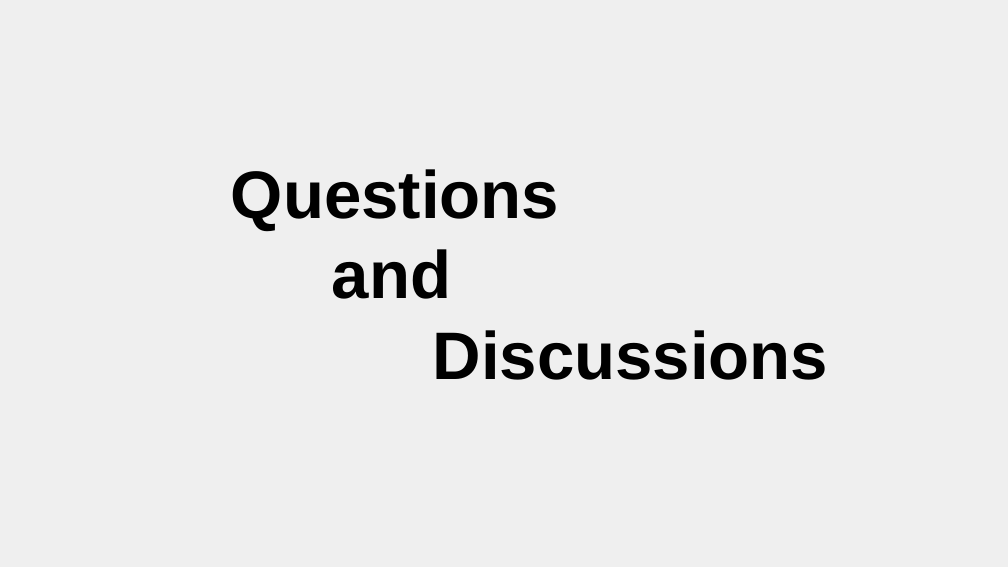
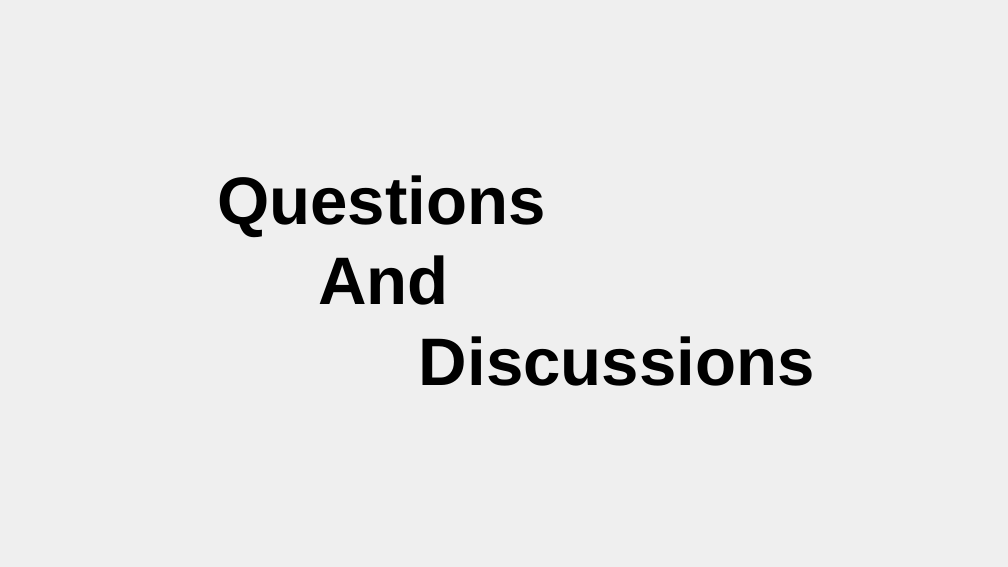
Before and after one commit to amgunden/cs414-f17-301-chessire-coders, a slide deck: slide 11 of documentation/Presentation.pptx. Drawn at 1008x567 pixels with LibreOffice and Linux fonts; fonts in the diff are those of the drawing. Boxes give left, top, right and bottom in pixels: in the first picture for what was removed or moved away, otherwise in the second. Text is boxed around its words. In the diff, an @@ line names an element or a change of style, - is before the commit and + after.

```diff
--- a/documentation/Presentation.pptx
+++ b/documentation/Presentation.pptx
@@ text "Questions": place and size @@
-text "Questions" at [231,169,828,380]
+text "Questions" at [217,175,814,386]
@@ text "Questions" at [217,175,814,386]: vertical alignment top to middle @@
@@ text at [318,255,448,305]: text changed @@
-and
+And
```
Also in this commit, not shown: 2 other slides changed, 8 slides added, 8 slides removed, 1 other file.
